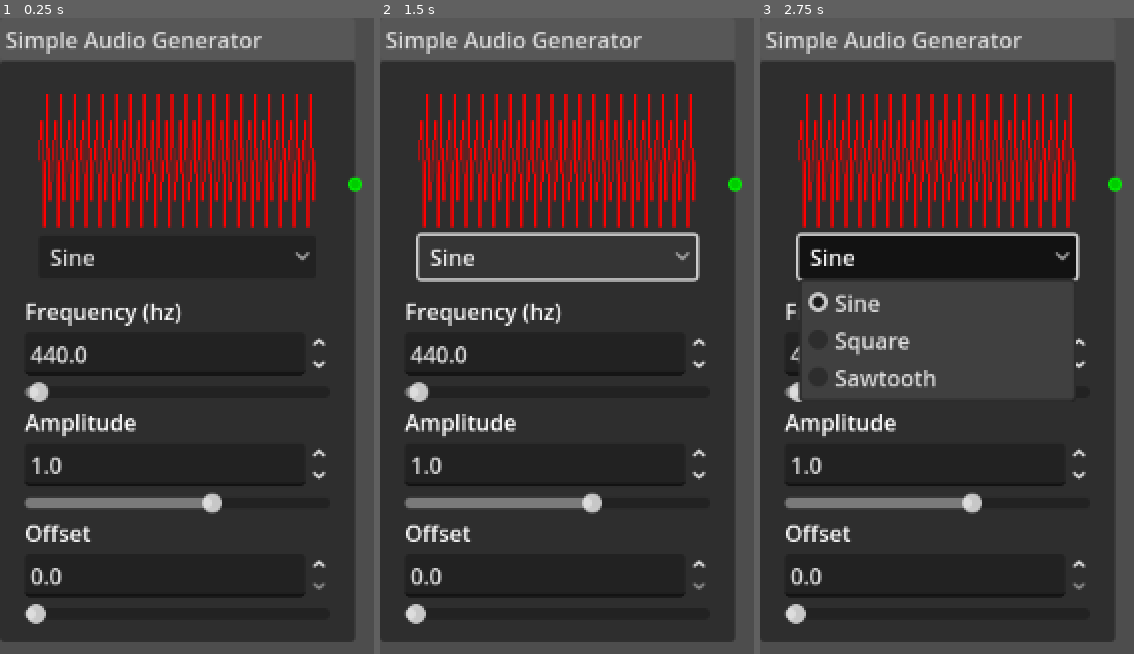
Above: before the commit, frames 1-3 (left to right).
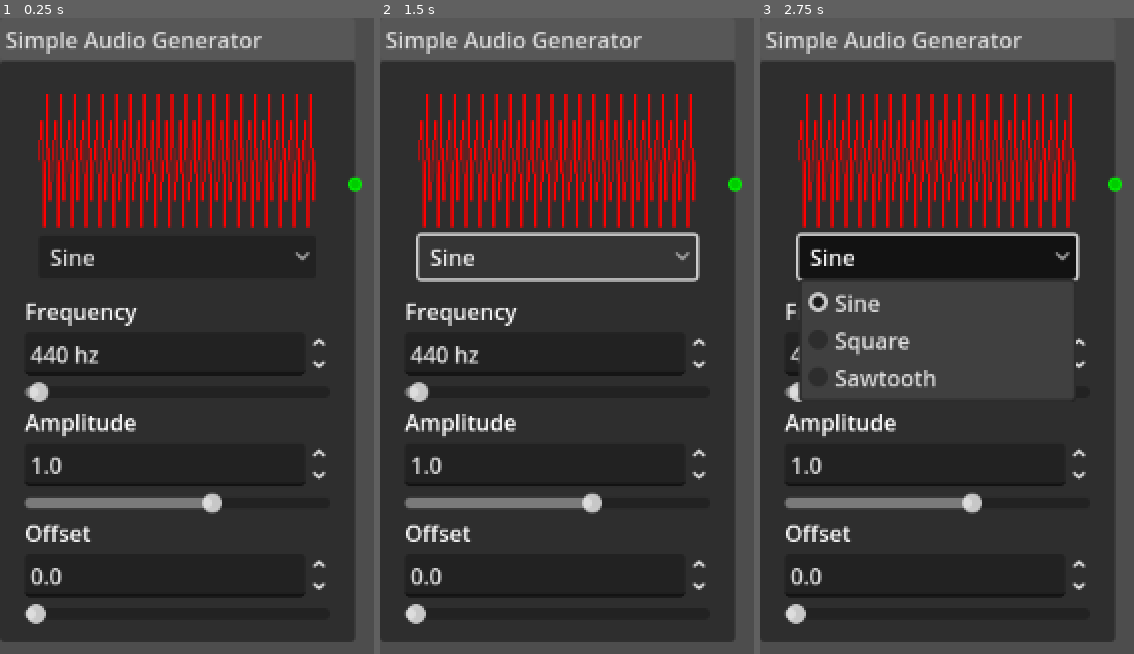
Above: after the commit, the same moments.

Repository: bassj/audio-graph
Game: Godot game, scene res://audio_graph/graph_edit_nodes/simple_audio_generator.tscn
The game is run twice, just before and just after one commit, with the same random seed, the same clock (stepped at 60 frames per second) and the same inputs. This scene is started directly instead of the project's main scene.
Inputs:
- Up to frame 1 (0.25 s): no input
- Up to frame 2 (1.5 s): click "Sine" at 0.5 s; click "Sine" at 1.25 s
- Up to frame 3 (2.75 s): click "Sine" at 2 s

The runs differ from the first frame. In frame 1, 0.3% of the frame differs, in the area x 18-88%, y 44-90%; in frame 2, 0.3%; in frame 3, less than 0.1%.

Commit message:
Added numeric value input ndoe

Diff:
--- /dev/null
+++ b/audio_graph/graph_edit_nodes/numeric_value_in.gd
@@ -0,0 +1,100 @@
+@tool
+extends VBoxContainer
+class_name NumberInput
+
+@onready var _label: Label = $Label
+@onready var _spinner: SpinBox = $SpinBox
+@onready var _slider: HSlider = $HSlider
+
+#region Signals
+
+signal value_changed(value: float)
+
+#endregion
+
+#region Properties
+
+@export var value: float = 0.0:
+	set(p_value):
+		if value == p_value:
+			return
+
+		value = p_value
+		if is_inside_tree():
+			_update_value()
+		else:
+			_update_value.call_deferred()
+		value_changed.emit(value)
+
+@export var min_value: float = -1.0:
+	set(p_min_value):
+		min_value = p_min_value
+		if is_inside_tree():
+			_update_config()
+		else:
+			_update_config.call_deferred()
+@export var max_value: float = 1.0:
+	set(p_max_value):
+		max_value = p_max_value
+		if is_inside_tree():
+			_update_config()
+		else:
+			_update_config.call_deferred()
+@export var step: float = 0.1:
+	set(p_step):
+		step = p_step
+		if is_inside_tree():
+			_update_config()
+		else:
+			_update_config.call_deferred()
+
+@export var label: String = "Number Input":
+	set(p_label):
+		label = p_label
+		if is_inside_tree():
+			_update_config()
+		else:
+			_update_config.call_deferred()
+@export var units: String = "":
+	set(p_units):
+		units = p_units
+		if is_inside_tree():
+			_update_config()
+		else:
+			_update_config.call_deferred()
+
+#endregion
+
+#region Godot Hooks
+
+func _ready() -> void:
+	_slider.value_changed.connect(_on_value_changed)
+	_spinner.value_changed.connect(_on_value_changed)
+
+	_update_config()
+	_update_value()
+
+#endregion
+
+#region Private Methods
+
+func _on_value_changed(p_value: float) -> void:
+	value = p_value
+
+func _update_value() -> void:
+	_spinner.value = value
+	_slider.value = value
+
+func _update_config() -> void:
+	_spinner.min_value = min_value
+	_spinner.max_value = max_value
+	_spinner.step = step
+	_spinner.suffix = units
+
+	_slider.min_value = min_value
+	_slider.max_value = max_value
+	_slider.step = step
+
+	_label.text = label
+
+#endregion
--- /dev/null
+++ b/audio_graph/graph_edit_nodes/numeric_value_in.tscn
@@ -0,0 +1,22 @@
+[gd_scene load_steps=2 format=3 uid="uid://brpmpv3qjd622"]
+
+[ext_resource type="Script" uid="uid://csfyd16y6aaar" path="res://audio_graph/graph_edit_nodes/numeric_value_in.gd" id="1_rk23x"]
+
+[node name="NumericValueIn" type="VBoxContainer" unique_id=1245364079]
+script = ExtResource("1_rk23x")
+
+[node name="Label" type="Label" parent="." unique_id=170180359]
+layout_mode = 2
+text = "Number Input"
+
+[node name="SpinBox" type="SpinBox" parent="." unique_id=144486197]
+layout_mode = 2
+min_value = -1.0
+max_value = 1.0
+step = 0.1
+
+[node name="HSlider" type="HSlider" parent="." unique_id=25556578]
+layout_mode = 2
+min_value = -1.0
+max_value = 1.0
+step = 0.1
--- a/audio_graph/graph_edit_nodes/simple_audio_generator.gd
+++ b/audio_graph/graph_edit_nodes/simple_audio_generator.gd
@@ -2,16 +2,15 @@
 
 @onready var preview: FunctionPlotter = $AudioFunctionOut/VBoxContainer/Control/FunctionPlotter
 
-@onready var frequency_spin: SpinBox = $FunctionFrequencyIn/SpinBox
-@onready var frequency_slider: HSlider = $FunctionFrequencyIn/HSlider
-
-@onready var amplitude_spin: SpinBox = $FunctionAmplitudeIn/SpinBox
-@onready var amplitude_slider: HSlider = $FunctionAmplitudeIn/HSlider
-
-@onready var offset_spin: SpinBox = $FunctionOffsetIn/SpinBox
-@onready var offset_slider: HSlider = $FunctionOffsetIn/HSlider
+@onready var frequency_input: NumberInput = $FunctionFrequencyIn
+@onready var amplitude_input: NumberInput = $FunctionAmplitudeIn
+@onready var phase_input: NumberInput = $FunctionOffsetIn
 
 @onready var function_option: OptionButton = $AudioFunctionOut/VBoxContainer/FunctionTypeOption
+
+const FUNCTION_SINE := 0
+const FUNCTION_SQUARE := 1
+const FUNCTION_SAWTOOTH := 2
 
 #region Properties
 
@@ -20,37 +19,28 @@
 	0.0
 )
 
-func _update_frequency_ui() -> void:
-	frequency_spin.value = generator.frequency
-	frequency_slider.value = generator.frequency
 var _frequency: float = 0.0:
 	get():
 		return generator.frequency
 	set(value):
 		generator.frequency = value
-		_update_frequency_ui()
+		frequency_input.value = value
 		preview.queue_redraw()
 
-func _update_amplitude_ui() -> void:
-	amplitude_spin.value = generator.amplitude
-	amplitude_slider.value = generator.amplitude
 var _amplitude: float = 0.0:
 	get():
 		return generator.amplitude
 	set(value):
 		generator.amplitude = value
-		_update_amplitude_ui()
+		amplitude_input.value = value
 		preview.queue_redraw()
 
-func _update_phase_ui() -> void:
-	offset_spin.value = generator.phase_offset
-	offset_slider.value = generator.phase_offset
 var _phase: float = 0.0:
 	get():
 		return generator.phase_offset
 	set(value):
 		generator.phase_offset = value
-		_update_phase_ui()
+		phase_input.value = value
 		preview.queue_redraw()
 
 #endregion
@@ -79,41 +69,30 @@
 #endregion
 
 func _ready() -> void:
-	_update_frequency_ui()
-	_update_amplitude_ui()
-	_update_phase_ui()
+	_frequency = generator.frequency
+	_amplitude = generator.amplitude
+	_phase = generator.phase_offset
 
-	frequency_spin.value_changed.connect(func (value):
-		_frequency = value
-	)
-	frequency_slider.value_changed.connect(func (value):
+	frequency_input.value_changed.connect(func (value):
 		_frequency = value
 	)
 
-	amplitude_spin.value_changed.connect(func (value):
+	amplitude_input.value_changed.connect(func (value):
 		_amplitude = value
 
 	)
-	amplitude_slider.value_changed.connect(func (value):
-		_amplitude = value
-	)
 
-	offset_spin.value_changed.connect(func (value):
-		_phase = value
-	)
-
-
-	offset_slider.value_changed.connect(func (value):
+	phase_input.value_changed.connect(func (value):
 		_phase = value
 	)
 
 	function_option.item_selected.connect(func (index):
 		match index:
-			0:
+			FUNCTION_SINE:
 				generator.function = "sine"
-			1:
+			FUNCTION_SQUARE:
 				generator.function = "square"
-			2:
+			FUNCTION_SAWTOOTH:
 				generator.function = "sawtooth"
 		preview.queue_redraw()
 	)
--- a/audio_graph/graph_edit_nodes/simple_audio_generator.tscn
+++ b/audio_graph/graph_edit_nodes/simple_audio_generator.tscn
@@ -1,9 +1,10 @@
-[gd_scene load_steps=3 format=3 uid="uid://m8oprnrkwfr2"]
+[gd_scene load_steps=4 format=3 uid="uid://m8oprnrkwfr2"]
 
 [ext_resource type="Script" uid="uid://bcf78bedm18b6" path="res://audio_graph/graph_edit_nodes/simple_audio_generator.gd" id="1_7llxx"]
 [ext_resource type="Script" uid="uid://d0oca172jemxl" path="res://audio_graph/function_plotter.gd" id="2_wgjvp"]
+[ext_resource type="PackedScene" uid="uid://brpmpv3qjd622" path="res://audio_graph/graph_edit_nodes/numeric_value_in.tscn" id="3_wgjvp"]
 
-[node name="SimpleAudioGenerator" type="GraphNode"]
+[node name="SimpleAudioGenerator" type="GraphNode" unique_id=126677424]
 offset_right = 256.0
 offset_bottom = 320.0
 title = "Simple Audio Generator"
@@ -45,22 +46,22 @@
 slot/3/draw_stylebox = true
 script = ExtResource("1_7llxx")
 
-[node name="AudioFunctionOut" type="MarginContainer" parent="."]
+[node name="AudioFunctionOut" type="MarginContainer" parent="." unique_id=196533389]
 layout_mode = 2
 theme_override_constants/margin_left = 10
 theme_override_constants/margin_top = 10
 theme_override_constants/margin_right = 10
 theme_override_constants/margin_bottom = 10
 
-[node name="VBoxContainer" type="VBoxContainer" parent="AudioFunctionOut"]
+[node name="VBoxContainer" type="VBoxContainer" parent="AudioFunctionOut" unique_id=372902136]
 layout_mode = 2
 
-[node name="Control" type="Control" parent="AudioFunctionOut/VBoxContainer"]
+[node name="Control" type="Control" parent="AudioFunctionOut/VBoxContainer" unique_id=641952991]
 clip_contents = true
 custom_minimum_size = Vector2(0, 100)
 layout_mode = 2
 
-[node name="FunctionPlotter" type="Control" parent="AudioFunctionOut/VBoxContainer/Control"]
+[node name="FunctionPlotter" type="Control" parent="AudioFunctionOut/VBoxContainer/Control" unique_id=224228657]
 custom_minimum_size = Vector2(0, 100)
 anchors_preset = 0
 offset_right = 200.0
@@ -68,7 +69,7 @@
 script = ExtResource("2_wgjvp")
 metadata/_custom_type_script = "uid://d0oca172jemxl"
 
-[node name="FunctionTypeOption" type="OptionButton" parent="AudioFunctionOut/VBoxContainer"]
+[node name="FunctionTypeOption" type="OptionButton" parent="AudioFunctionOut/VBoxContainer" unique_id=1476493850]
 layout_mode = 2
 selected = 0
 item_count = 3
@@ -79,54 +80,25 @@
 popup/item_2/text = "Sawtooth"
 popup/item_2/id = 2
 
-[node name="FunctionFrequencyIn" type="VBoxContainer" parent="."]
+[node name="FunctionFrequencyIn" parent="." unique_id=1245364079 instance=ExtResource("3_wgjvp")]
 layout_mode = 2
+value = 440.0
+min_value = 0.0
+max_value = 44100.0
+step = 1.0
+label = "Frequency"
+units = "hz"
 
-[node name="Label" type="Label" parent="FunctionFrequencyIn"]
+[node name="FunctionAmplitudeIn" parent="." unique_id=320564818 instance=ExtResource("3_wgjvp")]
 layout_mode = 2
-text = "Frequency (hz)"
-
-[node name="SpinBox" type="SpinBox" parent="FunctionFrequencyIn"]
-layout_mode = 2
-max_value = 44100.0
-step = 0.1
-
-[node name="HSlider" type="HSlider" parent="FunctionFrequencyIn"]
-layout_mode = 2
-max_value = 44100.0
-
-[node name="FunctionAmplitudeIn" type="VBoxContainer" parent="."]
-layout_mode = 2
-
-[node name="Label" type="Label" parent="FunctionAmplitudeIn"]
-layout_mode = 2
-text = "Amplitude"
-
-[node name="SpinBox" type="SpinBox" parent="FunctionAmplitudeIn"]
-layout_mode = 2
+value = 1.0
 min_value = -4.0
 max_value = 4.0
 step = 0.01
+label = "Amplitude"
 
-[node name="HSlider" type="HSlider" parent="FunctionAmplitudeIn"]
+[node name="FunctionOffsetIn" parent="." unique_id=799036361 instance=ExtResource("3_wgjvp")]
 layout_mode = 2
-min_value = -4.0
-max_value = 4.0
+min_value = 0.0
 step = 0.01
-
-[node name="FunctionOffsetIn" type="VBoxContainer" parent="."]
-layout_mode = 2
-
-[node name="Label" type="Label" parent="FunctionOffsetIn"]
-layout_mode = 2
-text = "Offset"
-
-[node name="SpinBox" type="SpinBox" parent="FunctionOffsetIn"]
-layout_mode = 2
-max_value = 1.0
-step = 0.01
-
-[node name="HSlider" type="HSlider" parent="FunctionOffsetIn"]
-layout_mode = 2
-max_value = 1.0
-step = 0.001
+label = "Offset"
Not shown, added: audio_graph/graph_edit_nodes/numeric_value_in.gd.uid
